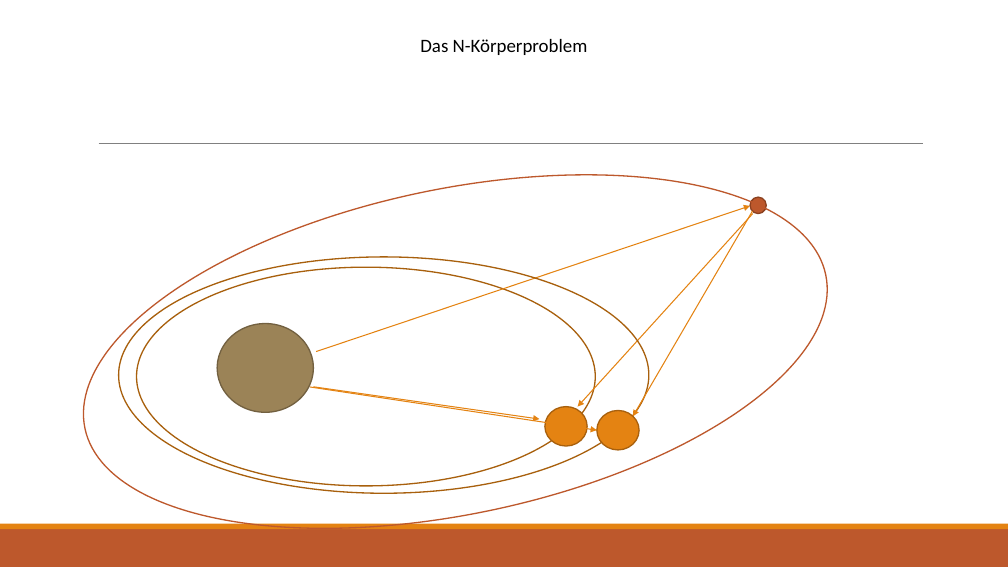
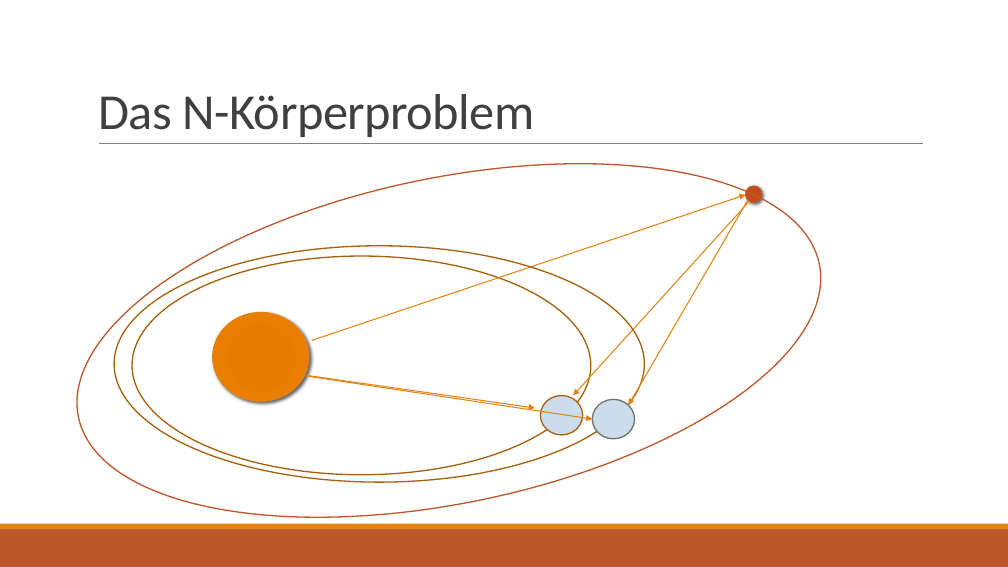
Before and after one commit to Voxen4/Planetarium, a slide deck: slide 19 of Simulation des Sonnensytem.pptx (slide 21 before the commit). Drawn at 1008x567 pixels with LibreOffice and Linux fonts; fonts in the diff are those of the drawing. Boxes give left, top, right and bottom in pixels: in the first picture for what was removed or moved away, otherwise in the second. Text is boxed around its words. In the diff, an @@ line names an element or a change of style, - is before the commit and + after.

```diff
--- a/Simulation des Sonnensytem.pptx
+++ b/Simulation des Sonnensytem.pptx
@@ title "Das N-Körperproblem": place and size @@
-title "Das N-Körperproblem" at [420,39,588,55]
+title "Das N-Körperproblem" at [98,94,534,137]
@@ title "Das N-Körperproblem" at [98,94,534,137]: size 18 to 48 pt, text colour #000000 to #404040, letter spacing 0 to -0.5 pt; alignment centre to left; line spacing 1 to 0.85; vertical alignment top to bottom @@
@@ ellipse at [746,186,761,203]: fill #BD582C to gradient #C44A15 to #C34C18 to #C94C15 to #C45525; outline #8C4121 1.25 pt to #BD582C 1 pt; shadow on @@
@@ ellipse at [212,312,309,401]: fill #9B8357 to gradient #E57B00 to #E87D00 to #EB7E00 to #EF8407; outline #736140 1.25 pt to #E48312 1 pt; shadow on @@
@@ 7 ellipses, 5 arrows: place and size @@
-7 ellipses, 5 arrows at [52,116,859,567]
+7 ellipses, 5 arrows at [45,104,852,567]
@@ ellipse at [541,395,583,435]: fill #E48312 to #CBDEED @@
@@ ellipse at [593,399,635,439]: fill #E48312 to #CBDEED; outline #A9610D 1.25 pt to #6D7665 1.25 pt @@
```
Also in this commit, not shown: 1 other slide changed, 1 slide added, 3 slides removed.
